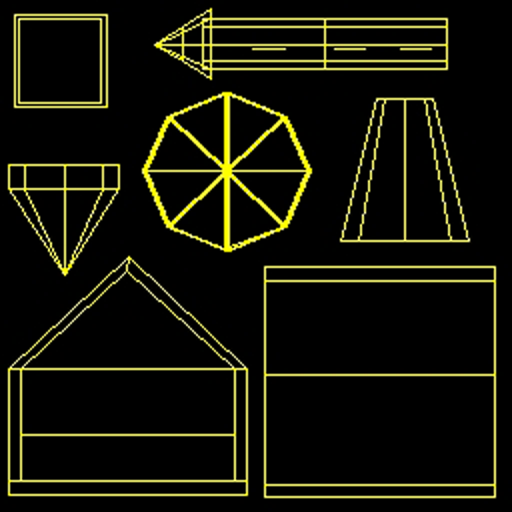
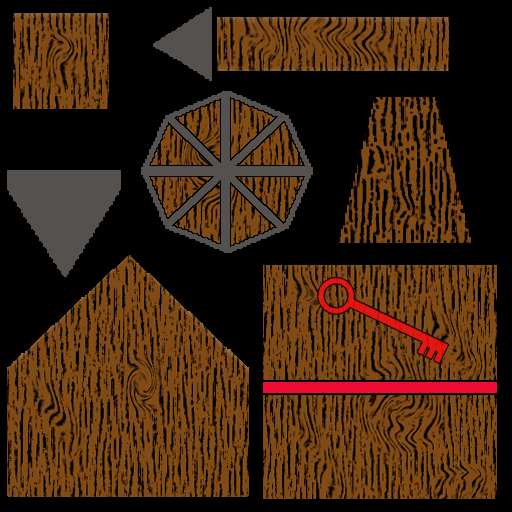
Layered file, before and after one edit (512 x 512). Changes by layer:
hid "UV" over [7, 7, 497, 499]
added group "Detail 2" with 2 layers above "Detail 1" over [7, 7, 497, 395]
added layer "Shape 1" (pin light) in group "Detail 2" over [317, 277, 449, 364]
added layer "Detail" (1st of 2, in "Detail 2") in group "Detail 2" over [7, 7, 497, 395]
added layer "Wood" over [7, 7, 497, 499]
